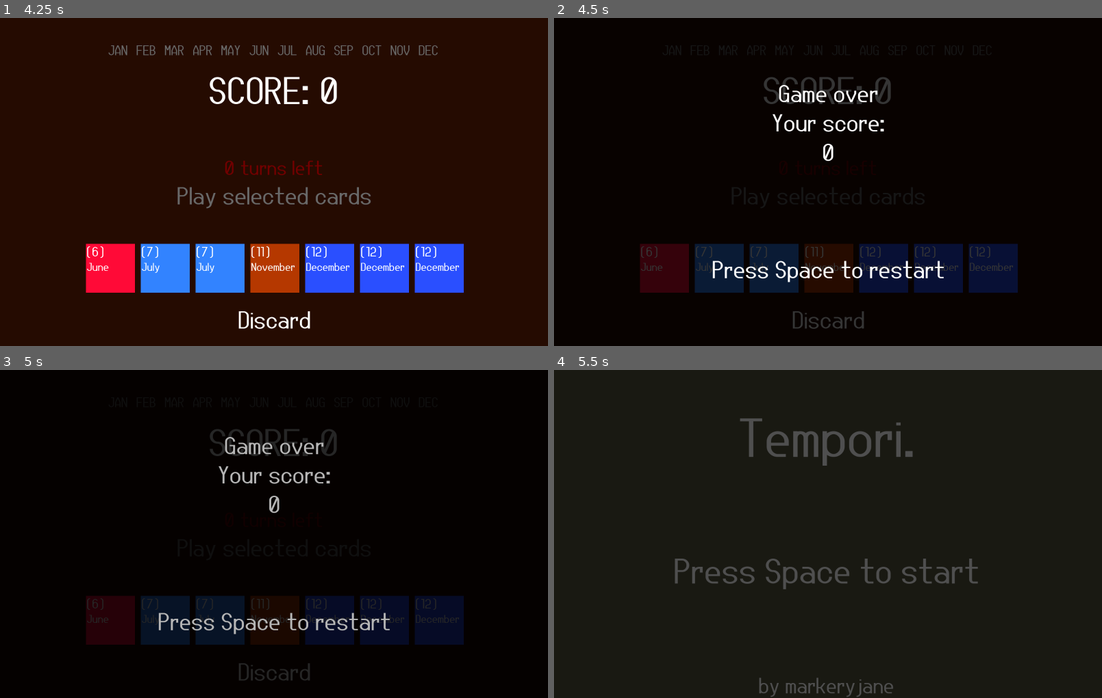
Above: before the commit, frames 1-4 (two rows, left to right).
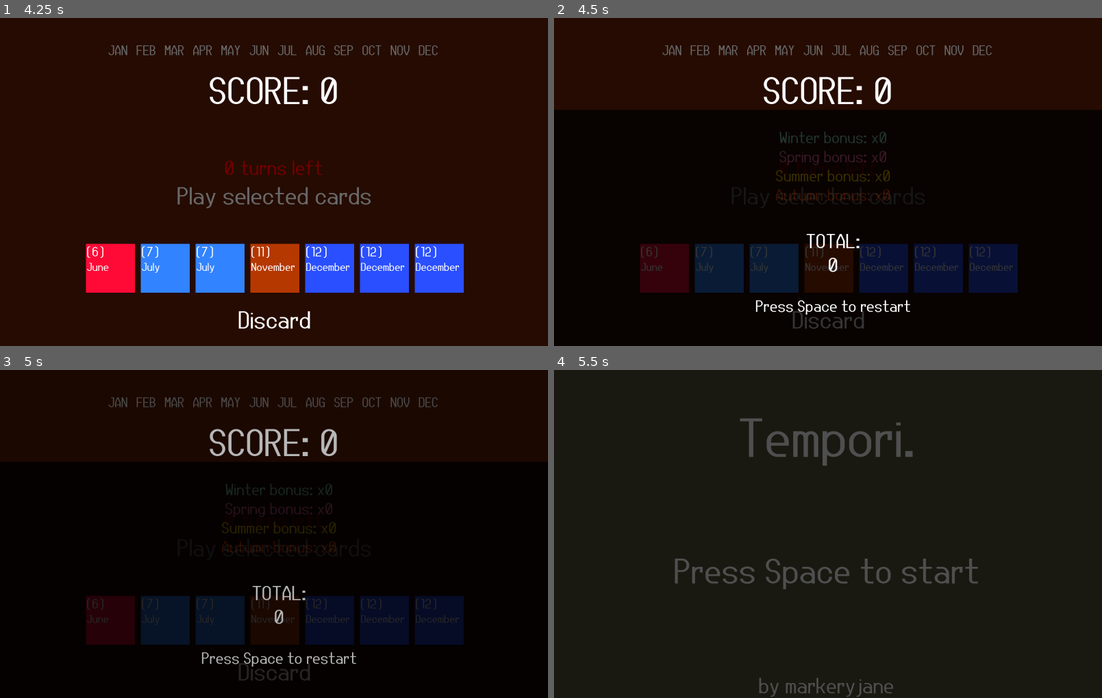
Above: after the commit, the same moments.

Repository: markeryjane/seeker
Game: Godot game, scene res://scenes/title_screen.tscn
Same seed, same stepped clock (60 frames per second), same inputs: the game is played once before the commit and once after it.
Inputs:
- Up to frame 1 (4.25 s): tap Space at 0.5 s; hold Right (ui_right) 0.53-1.28 s; tap Enter (ui_accept) at 0.6, 0.77, 1.07, 1.52, 1.55, 1.82, 2.3, 2.75, 2.85, 3.02, 3.32, 3.5, 3.77, 3.8, 4.07 s; hold Down (ui_down) 1.28-2.03 s; tap Z (discard) at 1.35, 3.6 s; hold Right (ui_right) 2.03-2.78 s; tap X (play_hand) at 2.1 s; hold Up (ui_up) 2.78-3.53 s; hold Left (ui_left) from 3.53 s (still down)
- Up to frame 2 (4.5 s): keep holding Left (ui_left); tap Enter (ui_accept) at 4.25 s; tap X (play_hand) at 4.35 s
- Up to frame 3 (5 s): keep holding Left (ui_left); tap Enter (ui_accept) at 4.52, 4.55, 4.82 s
- Up to frame 4 (5.5 s): release Left (ui_left) at 5.03 s; hold Down (ui_down) from 5.03 s (still down); tap Enter (ui_accept) at 5.1 s

Frame 1 is identical in both runs. In frame 2, 30% of the frame differs, in the area x 0-100%, y 0-91%; in frame 3, 3.9%; in frame 4, nothing differs.

Commit message:
added bonus text to game over screen

Diff:
--- a/scenes/game_over_screen.gd
+++ b/scenes/game_over_screen.gd
@@ -1,11 +1,38 @@
 extends Node2D
 
 var final_score:int = 0
+var gameover_spring_bonus_active = false
+var gameover_summer_bonus_active = false
+var gameover_autumn_bonus_active = false
+var gameover_winter_bonus_active = false
+var gameover_year_bonus_active = false
+@onready var winter_bonus_text: Label = %WinterBonusText
+@onready var spring_bonus_text: Label = %SpringBonusText
+@onready var summer_bonus_text: Label = %SummerBonusText
+@onready var autumn_bonus_text: Label = %AutumnBonusText
+
 @onready var score_text: Label = %ScoreText
 
 # Called when the node enters the scene tree for the first time.
 func _ready() -> void:
 	score_text.text = str(final_score)
+	if gameover_spring_bonus_active:
+		spring_bonus_text.text = "Spring bonus: x3"
+	else:
+		spring_bonus_text.modulate = Color.html("#ffffff32")
+	if gameover_summer_bonus_active:
+		summer_bonus_text.text = "Summer bonus: x3"
+	else:
+		summer_bonus_text.modulate = Color.html("#ffffff32")
+	if gameover_autumn_bonus_active:
+		autumn_bonus_text.text = "Autumn bonus: x3"
+	else:
+		autumn_bonus_text.modulate = Color.html("#ffffff32")
+	if gameover_winter_bonus_active:
+		winter_bonus_text.text = "Winter bonus: x3"
+	else:
+		winter_bonus_text.modulate = Color.html("#ffffff32")
+
 
 
 # Called every frame. 'delta' is the elapsed time since the previous frame.
--- a/scenes/game_over_screen.tscn
+++ b/scenes/game_over_screen.tscn
@@ -6,38 +6,72 @@
 script = ExtResource("1_8qjxw")
 
 [node name="ColorRect" type="ColorRect" parent="."]
-offset_right = 2023.0
+offset_top = 336.0
+offset_right = 2075.0
 offset_bottom = 1227.0
 color = Color(0, 0, 0, 0.792157)
 
 [node name="CenterContainer" type="CenterContainer" parent="."]
-offset_right = 2002.0
-offset_bottom = 1195.0
+offset_left = -11.0
+offset_top = 71.0
+offset_right = 2049.0
+offset_bottom = 1418.0
 
 [node name="VBoxContainer" type="VBoxContainer" parent="CenterContainer"]
 layout_mode = 2
+theme_override_constants/separation = 0
 
-[node name="GameOverText" type="Label" parent="CenterContainer/VBoxContainer"]
+[node name="WinterBonusText" type="Label" parent="CenterContainer/VBoxContainer"]
+unique_name_in_owner = true
 layout_mode = 2
-theme_override_font_sizes/font_size = 90
-text = "Game over
-Your score:"
+theme_override_colors/font_color = Color(0.544912, 1, 0.878357, 1)
+theme_override_font_sizes/font_size = 60
+text = "Winter bonus: x0"
+horizontal_alignment = 1
+
+[node name="SpringBonusText" type="Label" parent="CenterContainer/VBoxContainer"]
+unique_name_in_owner = true
+layout_mode = 2
+theme_override_colors/font_color = Color(1, 0.45098, 0.74902, 1)
+theme_override_font_sizes/font_size = 60
+text = "Spring bonus: x0"
+horizontal_alignment = 1
+
+[node name="SummerBonusText" type="Label" parent="CenterContainer/VBoxContainer"]
+unique_name_in_owner = true
+layout_mode = 2
+theme_override_colors/font_color = Color(1, 0.894118, 0, 1)
+theme_override_font_sizes/font_size = 60
+text = "Summer bonus: x0"
+horizontal_alignment = 1
+
+[node name="AutumnBonusText" type="Label" parent="CenterContainer/VBoxContainer"]
+unique_name_in_owner = true
+layout_mode = 2
+theme_override_colors/font_color = Color(1, 0.298039, 0, 1)
+theme_override_font_sizes/font_size = 60
+text = "Autumn bonus: x0"
+horizontal_alignment = 1
+
+[node name="TotalText" type="Label" parent="CenterContainer/VBoxContainer"]
+layout_mode = 2
+theme_override_font_sizes/font_size = 75
+text = "
+TOTAL:"
 horizontal_alignment = 1
 
 [node name="ScoreText" type="Label" parent="CenterContainer/VBoxContainer"]
 unique_name_in_owner = true
 layout_mode = 2
-theme_override_font_sizes/font_size = 90
+theme_override_font_sizes/font_size = 75
 text = "500
 "
 horizontal_alignment = 1
 
 [node name="RestartText" type="Label" parent="CenterContainer/VBoxContainer"]
 layout_mode = 2
-theme_override_font_sizes/font_size = 90
+theme_override_font_sizes/font_size = 60
 text = "
-
-
 Press Space to restart
 "
 horizontal_alignment = 1
--- a/scenes/main_scene.gd
+++ b/scenes/main_scene.gd
@@ -89,6 +89,11 @@
 	await get_tree().create_timer(1.5).timeout
 	var inst = GAME_OVER_SCREEN.instantiate()
 	inst.final_score = score
+	inst.gameover_winter_bonus_active = year_ui.winter_bonus_active
+	inst.gameover_spring_bonus_active = year_ui.spring_bonus_active
+	inst.gameover_autumn_bonus_active = year_ui.autumn_bonus_active
+	inst.gameover_summer_bonus_active = year_ui.summer_bonus_active
+
 	add_child(inst)
 
 # Called when the node enters the scene tree for the first time.
@@ -245,7 +250,7 @@
 			if card.card_effect == 2: #add points
 				_points_to_add += card.effect_amount
 			elif card.card_effect == 1: #add turns
-				turns_left += card.effect_amount
+				turns_left += card.effect_amount + 1 #give an extra cos we're using a turn
 			year_ui.activate_month(card.month)
 
 	score_display_value = _points_to_add
--- a/scenes/year_ui.gd
+++ b/scenes/year_ui.gd
@@ -5,9 +5,11 @@
 
 var month_colors = ["#0091de", "#ff8ec0", "#ff7a69", "#61f2ce", "#f5d67d", "#ff0a37", "#3284ff", "#a88246", "#7d4f4e", "#d06900", "#b63900", "#2a4fff"]
 
-#var spring_bonus_active = false
-#var summer_bonus_active = false
-#var autumn
+var spring_bonus_active = false
+var summer_bonus_active = false
+var autumn_bonus_active = false
+var winter_bonus_active = false
+var year_bonus_active = false
 
 # Called when the node enters the scene tree for the first time.
 func _ready() -> void:
@@ -25,3 +27,14 @@
 
 func activate_month(month:int) -> void:
 	months_played[month-1] = true
+
+	if months_played[11] and months_played[0] and months_played[1]:
+		winter_bonus_active = true
+	if months_played[2] and months_played[3] and months_played[4]:
+		spring_bonus_active = true
+	if months_played[6] and months_played[7] and months_played[5]:
+		summer_bonus_active = true
+	if months_played[8] and months_played[9] and months_played[10]:
+		autumn_bonus_active = true
+	if winter_bonus_active and spring_bonus_active and summer_bonus_active and autumn_bonus_active:
+		year_bonus_active = true
